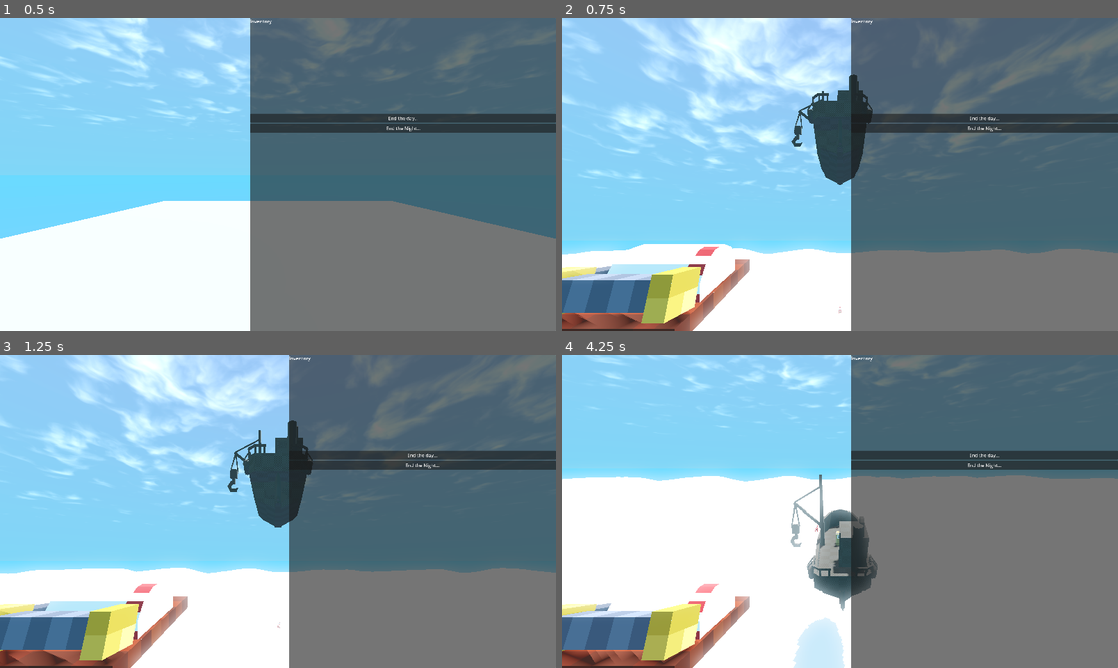
Above: before the commit, frames 1-4 (two rows, left to right).
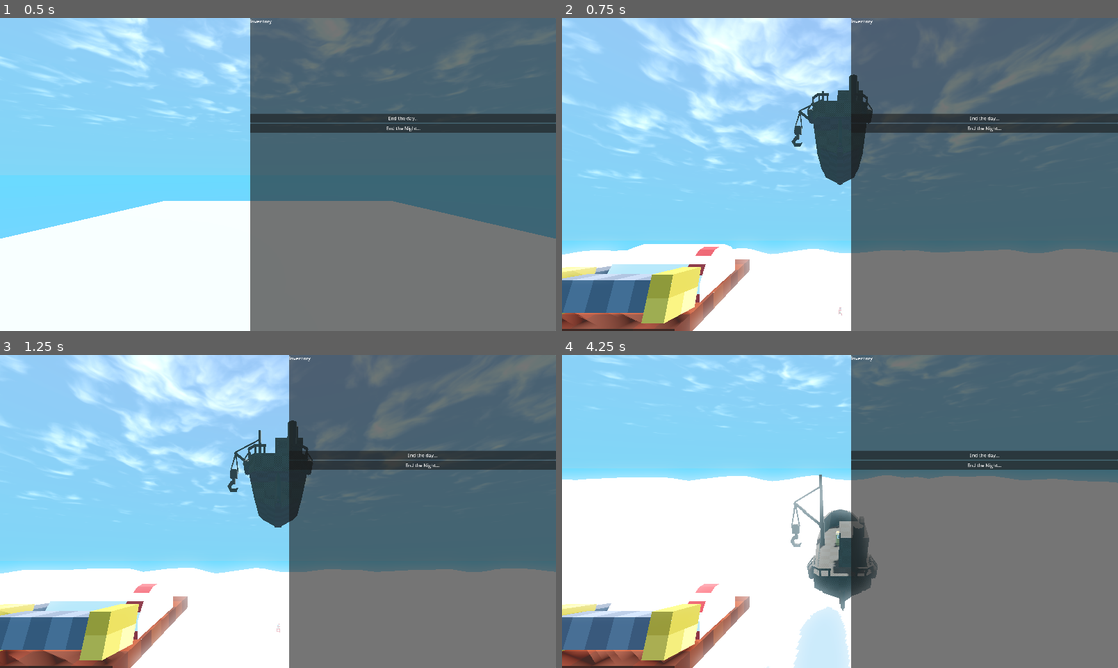
Above: after the commit, the same moments.

Repository: FrancoisBotha27709/Fish
Game: Godot game, scene res://GameState/Market/game.tscn
Same seed, same stepped clock (60 frames per second), same inputs: the game is played once before the commit and once after it. The engine's default icon, where the game draws it, is replaced by a stand-in: a white triangle on a blue panel in a dark square.
Inputs (mouse positions are in pixels of both pictures, inside the frame that each line leads up to):
- Up to frame 1 (0.5 s): no input
- Up to frame 2 (0.75 s): click "End the day..." at 0.5 s
- Up to frame 3 (1.25 s): no input
- Up to frame 4 (4.25 s): click "End the day..." at 1.25 s; tap Enter at 2 s; move the mouse to (962, 495) at 2.02 s; press the mouse at (962, 495) at 2.03 s; hold D (boat_turn_right) 2.03-2.75 s; release the mouse at (962, 495) at 2.75 s; drag from (728, 527) to (812, 574) at 2.77 s; move the mouse to (895, 442) at 3.52 s; press the mouse at (895, 442) at 3.53 s; hold D (boat_turn_right) from 3.53 s (still down)

Frame 1 is identical in both runs. In frame 2, 0.1% of the frame differs, in the area x 0-100%, y 73-96%; in frame 3, 0.2%; in frame 4, 1.0%, in the area x 0-100%, y 38-100%.

Commit message:
Added a better collision shape for the new boat mesh

Diff:
--- a/GameState/Fishing/Fishing.tscn
+++ b/GameState/Fishing/Fishing.tscn
@@ -41,10 +41,7 @@
 water_path = NodePath("../../WoWs Water")
 
 [node name="WoWs Water" parent="." unique_id=2069854430 instance=ExtResource("7_ib3f6")]
-ripple_lifetime = 12.0
-ripple_wavelength = 6.59
-ripple_width = 4.0
-wave_speed = 0.325
+ripple_wavelength = 6.045
 sea_state_max = 0.935
 
 [node name="Systems" type="Node" parent="." unique_id=621716690]
@@ -59,4 +56,5 @@
 
 [editable path="CameraRig"]
 [editable path="PlayerFish"]
+[editable path="PlayerFish/Boat_Test"]
 [editable path="fishingSpot"]
--- a/Player/Fishing/PlayerFish.tscn
+++ b/Player/Fishing/PlayerFish.tscn
@@ -11,8 +11,11 @@
 bottom_radius = 0.21
 height = 0.58
 
-[sub_resource type="ConvexPolygonShape3D" id="ConvexPolygonShape3D_kf124"]
-points = PackedVector3Array(-0.5, -0.5, -0.5, 0.014651676, 0.47069666, 0.47069666, 0.073521286, 0.35295743, 0.47060993, -0.5, -0.5, 0.5, 0.5, -0.5, -0.5, -0.014651676, 0.47069666, -0.47069666, 0.5, -0.5, 0.5, -0.014651676, 0.47069666, 0.47069666, 0.014651676, 0.47069666, -0.47069666)
+[sub_resource type="PrismMesh" id="PrismMesh_0flux"]
+size = Vector3(3, 1.35, 9)
+
+[sub_resource type="ConvexPolygonShape3D" id="ConvexPolygonShape3D_0flux"]
+points = PackedVector3Array(1.5, -0.675, 4.5, 0, 0.675, 4.5, -1.5, -0.675, 4.5, 1.5, -0.675, -4.5, 0, 0.675, -4.5, -1.5, -0.675, -4.5)
 
 [node name="PlayerFish" type="CharacterBody3D" unique_id=1016697865 node_paths=PackedStringArray("camera_target", "ui_node") groups=["floating"]]
 collision_mask = 2
@@ -40,8 +43,13 @@
 visible = false
 mesh = SubResource("CylinderMesh_kf124")
 
-[node name="CollisionShape3D" type="CollisionShape3D" parent="." unique_id=1167984669]
-transform = Transform3D(-1, 8.742278e-08, 0, -8.742278e-08, -1, 0, 0, 0, 1, 0, 0, 0)
-shape = SubResource("ConvexPolygonShape3D_kf124")
+[node name="Boat_Test" parent="." unique_id=1091986385 instance=ExtResource("3_0flux")]
 
-[node name="Boat_Test" parent="." unique_id=1091986385 instance=ExtResource("3_0flux")]
+[node name="MeshInstance3D2" type="MeshInstance3D" parent="." unique_id=642116343]
+transform = Transform3D(-1, 8.742278e-08, 0, -8.742278e-08, -1, 0, 0, 0, 1, 0, -0.01814878, 0)
+visible = false
+mesh = SubResource("PrismMesh_0flux")
+
+[node name="CollisionShape3D" type="CollisionShape3D" parent="." unique_id=403349602]
+transform = Transform3D(-1, 8.742278e-08, 0, -8.742278e-08, -1, 0, 0, 0, 1, 0, -0.01814878, 0)
+shape = SubResource("ConvexPolygonShape3D_0flux")
Binary file added: Assets/2D/Bar/bar_backgroundt.png
Not shown, added: Assets/2D/Bar/bar_backgroundt.png.import
Binary file added: Assets/2D/Bar/bar_fill.png
Not shown, added: Assets/2D/Bar/bar_fill.png.import
Binary file added: Assets/2D/Bar/bar_outline.png
Not shown, added: Assets/2D/Bar/bar_outline.png.import
Binary file added: Assets/UI/Fonts/Nautica.ttf
Not shown, added: Assets/UI/Fonts/Nautica.ttf.import
Binary file added: Assets/UI/Fonts/dream-orphanage-rg/dream orphanage rg.otf
Not shown, added: Assets/UI/Fonts/dream-orphanage-rg/dream orphanage rg.otf.import
Not shown, added: Assets/UI/Fonts/dream-orphanage-rg/Typodermic Desktop EULA 2023.pdf
